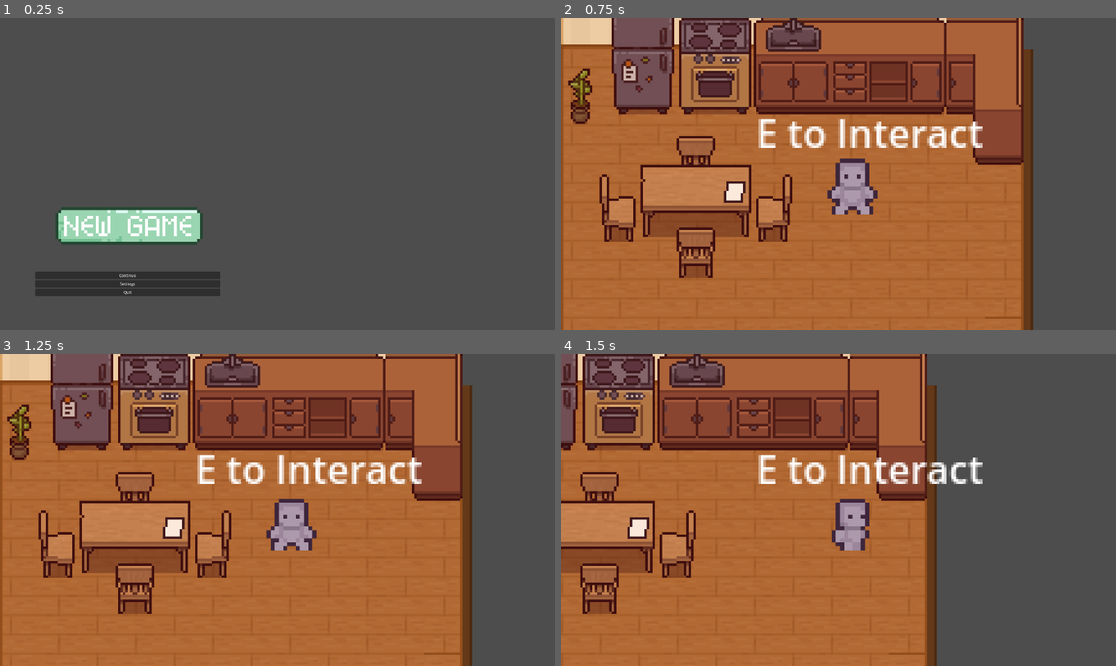
Above: before the commit, frames 1-4 (two rows, left to right).
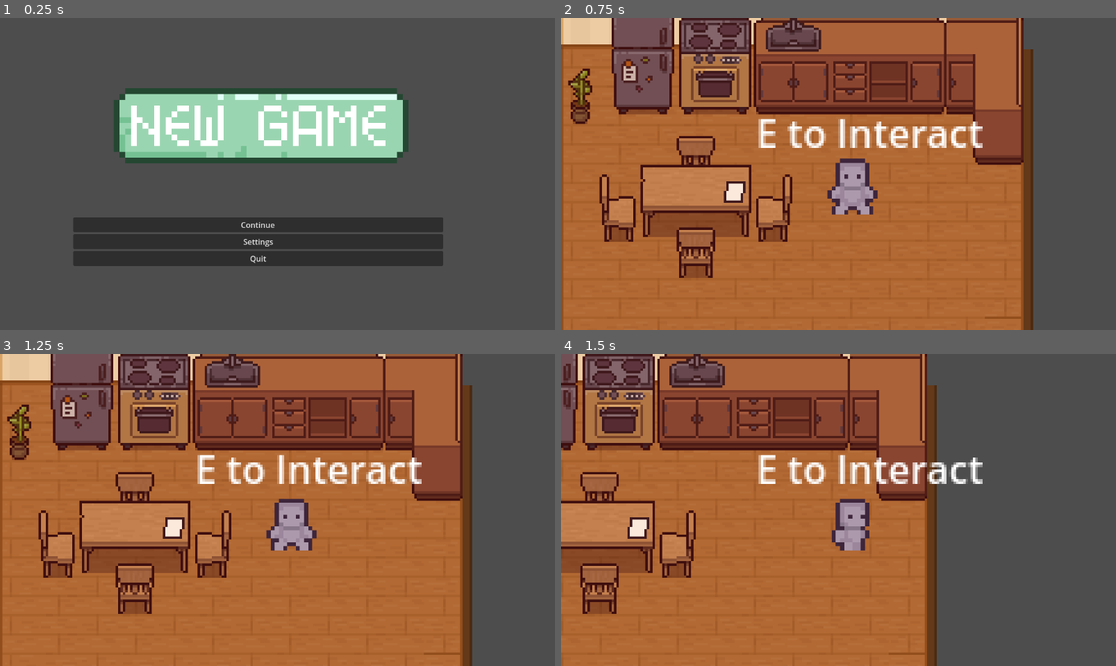
Above: after the commit, the same moments.

Repository: dddddakari/purgency
Game: Godot game, scene res://menus/start_screen.tscn
Same seed, same stepped clock (60 frames per second), same inputs: the game is played once before the commit and once after it.
Inputs (mouse positions are in pixels of both pictures, inside the frame that each line leads up to; where the layout moved, square brackets give the same spot in the first picture):
- Up to frame 1 (0.25 s): no input
- Up to frame 2 (0.75 s): click (821, 124) [688, 223] at 0.5 s
- Up to frame 3 (1.25 s): no input
- Up to frame 4 (1.5 s): hold Right (ui_right) from 1.28 s (still down); hold E (interact) from 1.28 s (still down)

The runs differ from the first frame. In frame 1, 25% of the frame differs, in the area x 6-80%, y 22-90%; in frame 2, nothing differs; in frame 3, nothing differs; in frame 4, nothing differs.

Commit message:
camera centered

Diff:
--- a/purgency-/menus/start_screen.tscn
+++ b/purgency-/menus/start_screen.tscn
@@ -37,6 +37,10 @@
 layout_mode = 2
 text = "Quit"
 
+[node name="Camera2D" type="Camera2D" parent="VBoxContainer"]
+position = Vector2(424, 298)
+zoom = Vector2(2, 2)
+
 [connection signal="pressed" from="VBoxContainer/HBoxContainer/GridContainer/New Game" to="." method="_on_new_game_pressed"]
 [connection signal="pressed" from="VBoxContainer/HBoxContainer/GridContainer/Continue" to="." method="_on_continue_pressed"]
 [connection signal="pressed" from="VBoxContainer/HBoxContainer/GridContainer/Settings" to="." method="_on_settings_pressed"]
Not shown: 1 places in purgency-/background/outside/cutscene.tscn that only renumber resources
